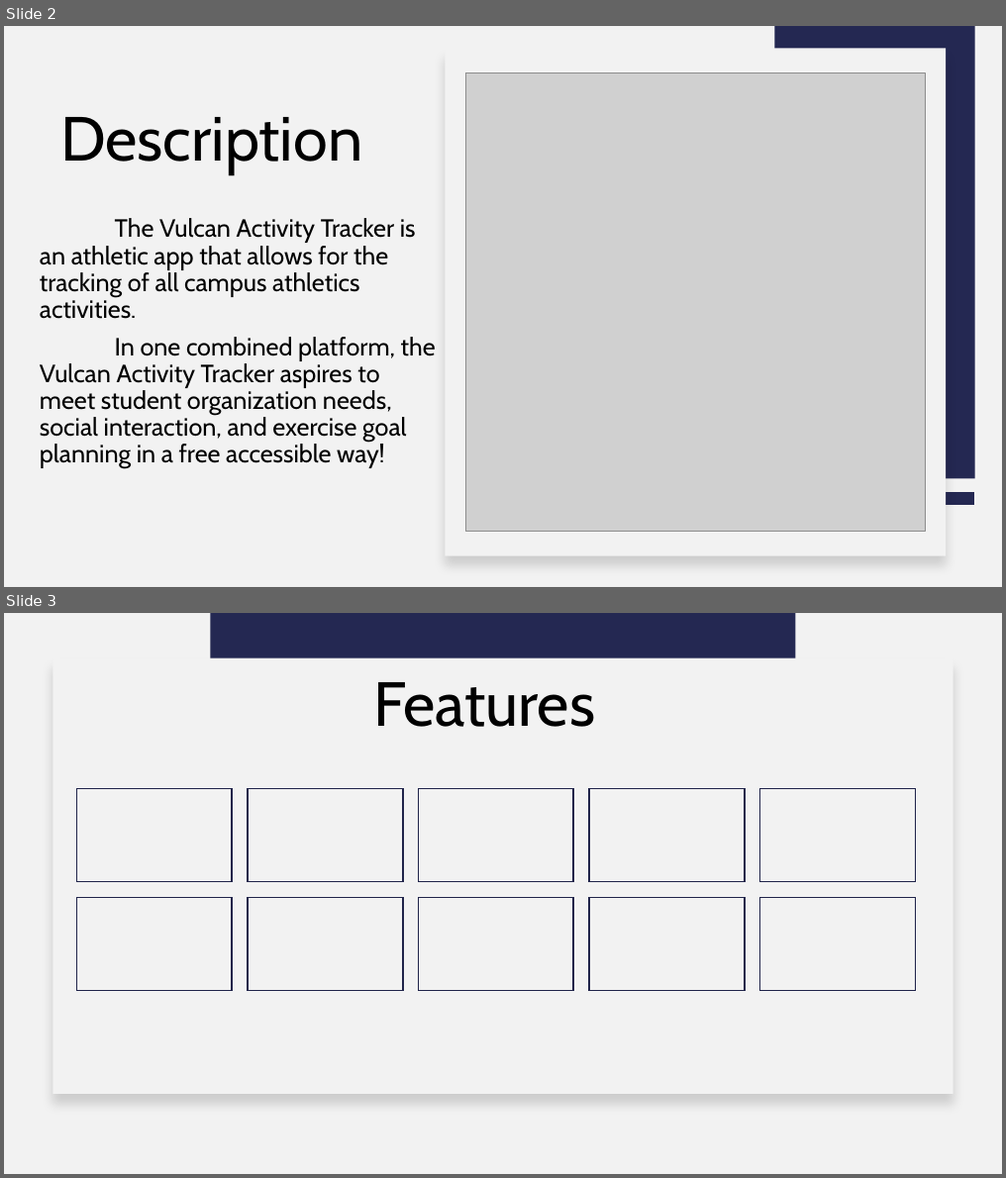
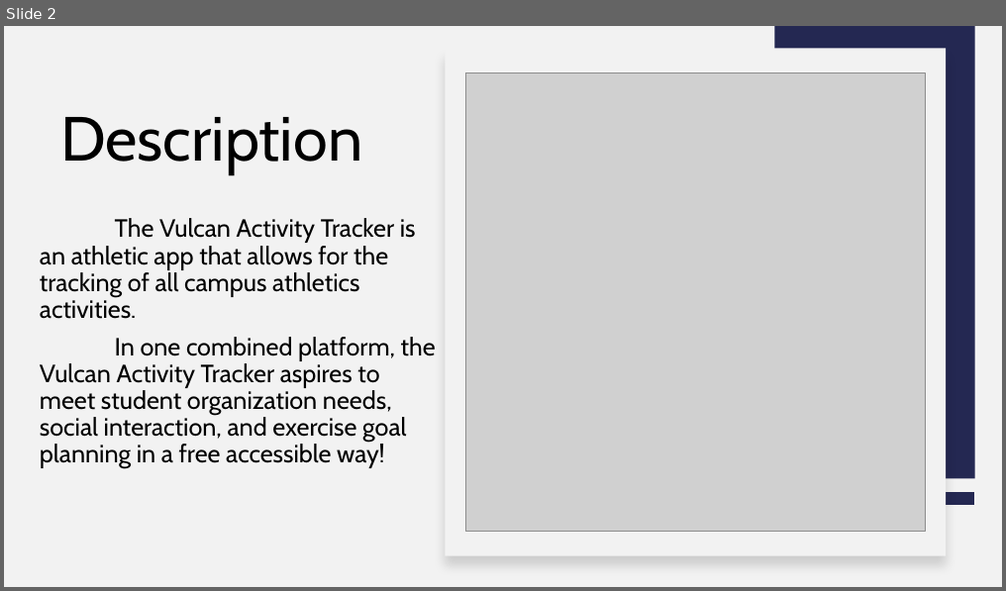
Before and after one commit to jjdeuce06/VulcanActivityTracker, a slide deck: Documentation/FinalPresentation/VulcanActivityTracker-Group2.pptx. Shown one above the other, each under a label of ours: slides 2 and 3 before the commit, slide 2 after it. The pictures are 1006x1178 and 1006x591 pixels, drawn with LibreOffice and Linux fonts; fonts in the diff are those of the drawing; grey boxes stand for pictures. Boxes give left, top, right and bottom in pixels: in the first picture for what was removed or moved away, otherwise in the second. Text is boxed around its words. In the diff, an @@ line names an element or a change of style, - is before the commit and + after.

```diff
--- a/Documentation/FinalPresentation/VulcanActivityTracker-Group2.pptx
+++ b/Documentation/FinalPresentation/VulcanActivityTracker-Group2.pptx
@@ slide 3 removed at <box>4,613,1002,1174</box>, background #F2F2F2 @@
@@ rectangle removed at <box>211,613,796,1065</box> @@
@@ rectangle removed at <box>53,658,953,1093</box> @@
@@ title removed at <box>373,682,595,727</box> @@
-Features
@@ group removed at <box>76,789,915,990</box>: 10 rectangles @@
```
Also in this commit, not shown: 5 slides changed, 2 slides added, 1 other slide removed, 1 other file.
